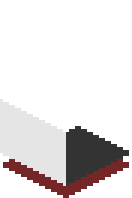
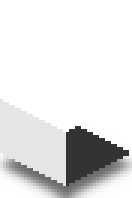
Layer changes from the first (132, 198) image to the second:
added layer "Shadow copy" (60%) above "Bottom" over [0, 126, 132, 198]
hid "Bottom" over [3, 132, 129, 198]
